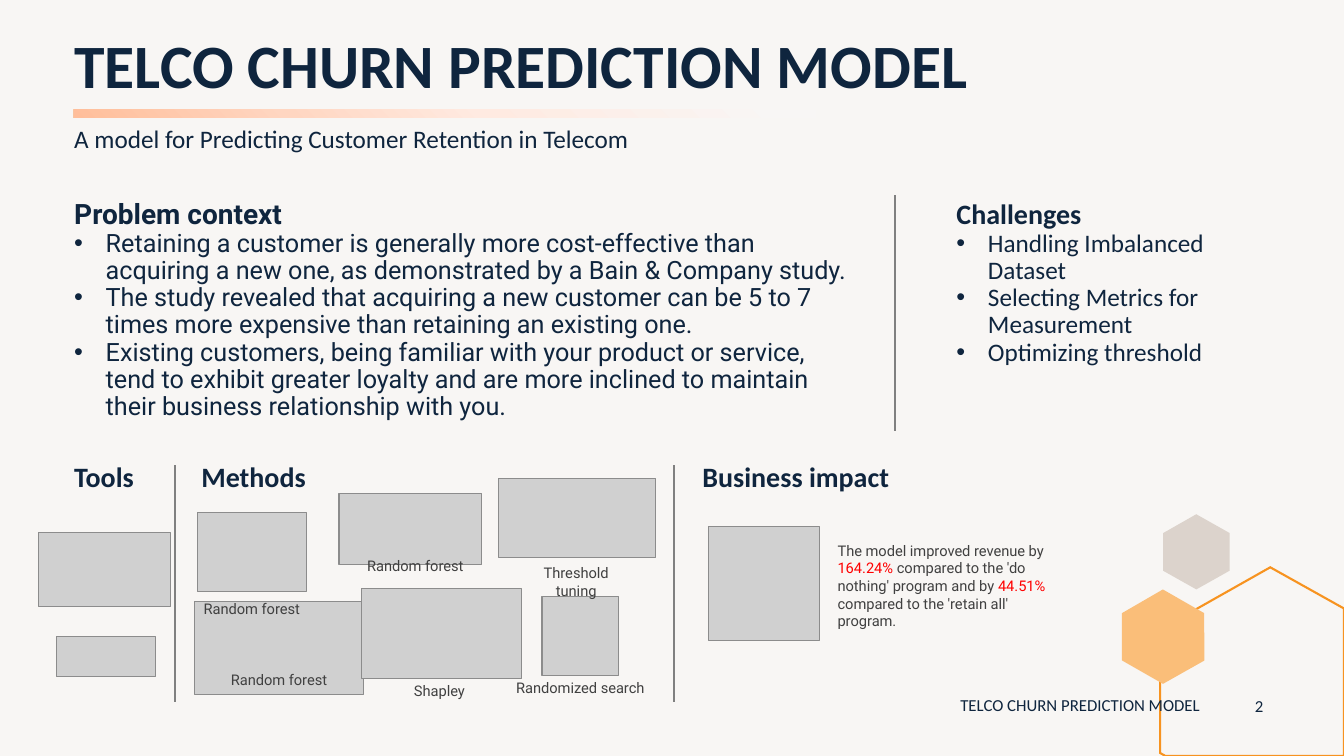
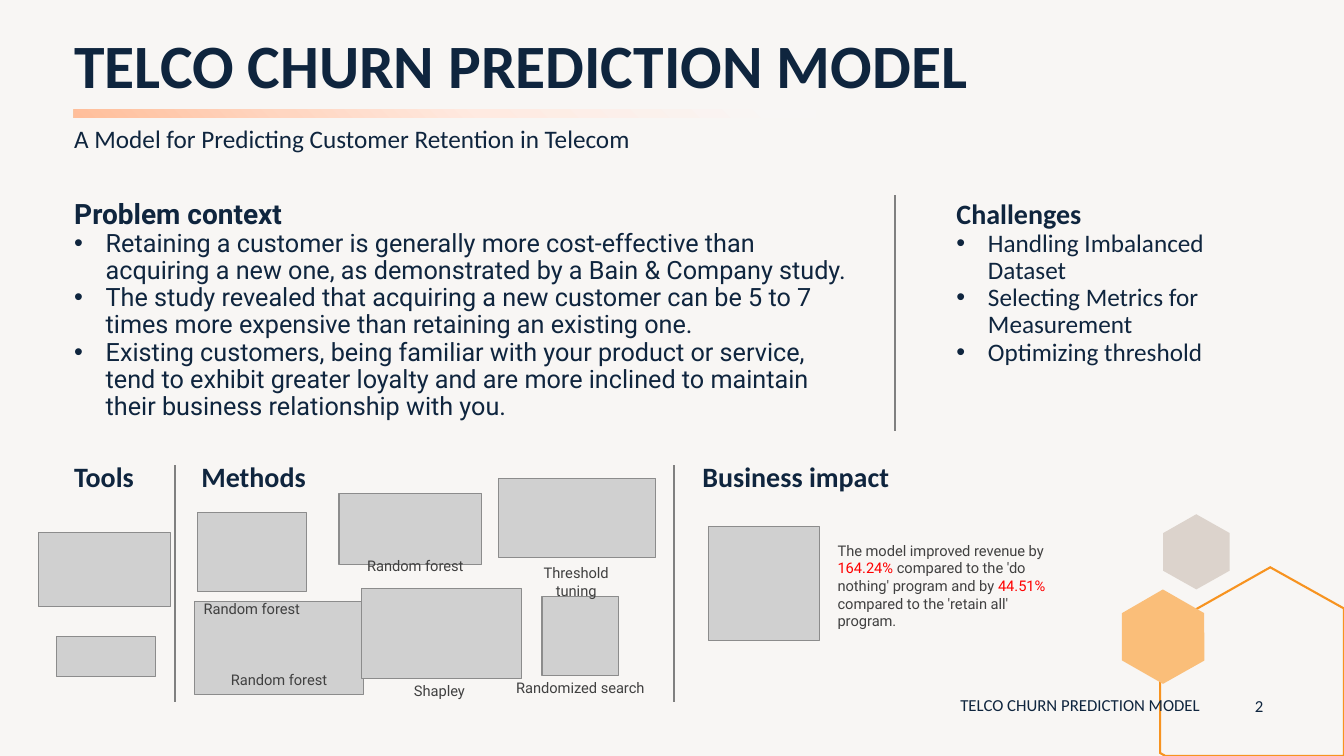
Before and after one commit to peerapat-t/telco_churn_prediction_model, a slide deck: slide 2 of Telco churn prediction model presentation.pptx. Drawn at 1344x756 pixels with LibreOffice and Linux fonts; fonts in the diff are those of the drawing; grey boxes stand for pictures. Boxes give left, top, right and bottom in pixels: in the first picture for what was removed or moved away, otherwise in the second. Text is boxed around its words. In the diff, an @@ line names an element or a change of style, - is before the commit and + after.

```diff
--- a/Telco churn prediction model presentation.pptx
+++ b/Telco churn prediction model presentation.pptx
@@ text at (x1=74, y1=130, x2=630, y2=153): text changed @@
-A model for Predicting Customer Retention in Telecom
+A Model for Predicting Customer Retention in Telecom
```
Also in this commit, not shown: 1 other slide changed, 1 other file.
